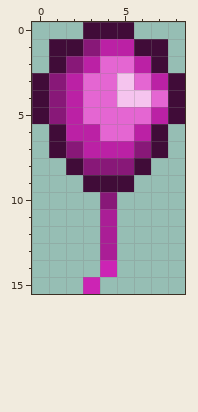
One commit to this pixel-art sprite: Content/Items/SummonItems/ShinyPinkBalloon.png. This is how it looked before the edit.
The file is 18x32 pixels, drawn in blocks of 2x2; one block is one cell here.
Once edited:
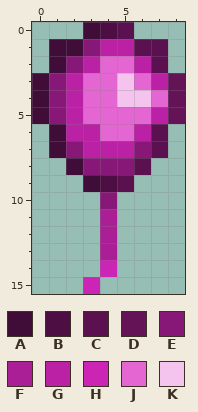
Palette (. is transparent): A #400c38  B #4d0e43  C #5b114f  D #641356  E #881878  F #aa1e96  G #bb21a5  H #cc24b4  J #e466d2  K #f5c4ee
Changes in this commit:
y 0: x 4..5 AA -> BC
y 1: x 6..7 AA -> CC
y 2: x 7 A -> C
y 3..5: x 8 A -> D
y 6..7: x 7 A -> C
y 8: x 6 A -> C
y 9: x 4..5 AA -> BC
Changed places in both pictures, as pixel boxes (x1, y1, x2, y2):
changed: (100, 22, 185, 192)
